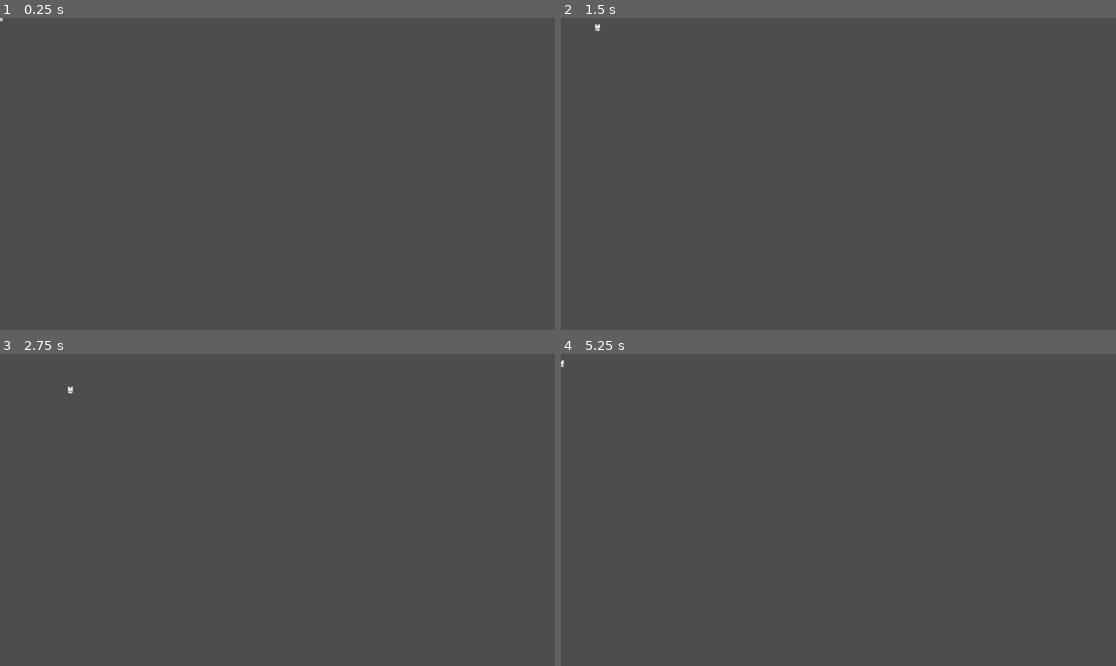
Above: before the commit, frames 1-4 (two rows, left to right).
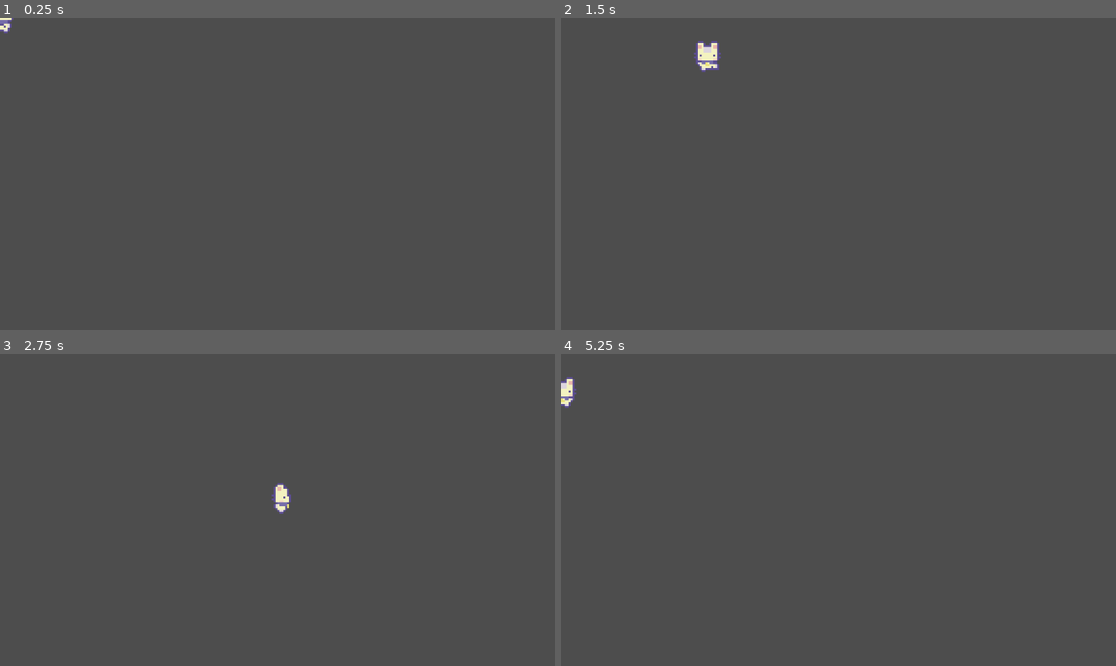
Above: after the commit, the same moments.

Repository: joviprata/game-death-contest
Game: Godot game, scene res://personagens/main_character.tscn
Same seed, same stepped clock (60 frames per second), same inputs: the game is played once before the commit and once after it. The project has no main scene, so this scene is started directly.
Inputs:
- Up to frame 1 (0.25 s): no input
- Up to frame 2 (1.5 s): tap Enter at 0.5 s; hold Right (right) 0.53-1.28 s; hold Down (down) from 1.28 s (still down)
- Up to frame 3 (2.75 s): release Down (down) at 2.03 s; hold Right (right) from 2.03 s (still down)
- Up to frame 4 (5.25 s): release Right (right) at 2.78 s; hold Up (up) 2.78-3.53 s; hold Left (left) 3.53-5.03 s; hold Down (down) from 5.03 s (still down)

The runs differ from the first frame. In frame 1, less than 0.1% of the frame differs, in the area x 0-3%, y 0-5%; in frame 2, 0.4%, in the area x 6-29%, y 1-18%; in frame 3, 0.3%; in frame 4, 0.2%.

Commit message:
animação do personagem

Diff:
--- a/melhor_morte/personagens/main_character.gd
+++ b/melhor_morte/personagens/main_character.gd
@@ -2,12 +2,38 @@
 
 @export var move_speed :float = 100
 
-func _physics_process(delta: float) -> void:
+# parameters/idle/blend_position
+
+@onready var animation_tree = $AnimationTree
+@onready var state_machine = animation_tree.get("parameters/playback")
+
+@export var starting_direction :Vector2 = Vector2(0, -1)
+
+
+func _ready():
+	update_animation_parameters(starting_direction)
+
+func _physics_process(_delta: float) -> void:
 	# Add the gravity.
 	var input_direction = Vector2(
 		Input.get_action_strength("right") - Input.get_action_strength("left"),
 		Input.get_action_strength("down") - Input.get_action_strength("up")
 	)
+
+	update_animation_parameters(input_direction)
+
 	velocity = input_direction * move_speed
 
 	move_and_slide()
+	pick_new_state()
+
+func update_animation_parameters(move_input : Vector2):
+	if(move_input != Vector2.ZERO):
+		animation_tree.set("parameters/Walk/blend_position", move_input)
+		animation_tree.set("parameters/Idle/blend_position", move_input)
+
+func pick_new_state():
+	if (velocity!= Vector2.ZERO):
+		state_machine.travel("Walk", false)
+	else:
+		state_machine.travel("Idle", false)
--- a/melhor_morte/personagens/main_character.tscn
+++ b/melhor_morte/personagens/main_character.tscn
@@ -1,10 +1,235 @@
-[gd_scene load_steps=4 format=3 uid="uid://dsie3gcn2wb4t"]
+[gd_scene load_steps=28 format=3 uid="uid://dsie3gcn2wb4t"]
 
 [ext_resource type="Texture2D" uid="uid://cu4gswsppd462" path="res://arte/Sprout Lands - Sprites - Basic pack/Characters/Basic Charakter Spritesheet.png" id="1_0vgn5"]
 [ext_resource type="Script" path="res://personagens/main_character.gd" id="1_5lhcj"]
 
 [sub_resource type="RectangleShape2D" id="RectangleShape2D_5jl56"]
 size = Vector2(10, 13)
+
+[sub_resource type="Animation" id="Animation_cv377"]
+length = 0.001
+
+[sub_resource type="Animation" id="Animation_lhb55"]
+resource_name = "idle_down"
+length = 0.4
+loop_mode = 1
+step = 0.033
+tracks/0/type = "value"
+tracks/0/imported = false
+tracks/0/enabled = true
+tracks/0/path = NodePath("Sprite2D:frame")
+tracks/0/interp = 1
+tracks/0/loop_wrap = true
+tracks/0/keys = {
+"times": PackedFloat32Array(0, 0.233333),
+"transitions": PackedFloat32Array(1, 1),
+"update": 1,
+"values": [0, 1]
+}
+
+[sub_resource type="Animation" id="Animation_6geew"]
+resource_name = "idle_left"
+length = 0.38
+loop_mode = 1
+step = 0.033
+tracks/0/type = "value"
+tracks/0/imported = false
+tracks/0/enabled = true
+tracks/0/path = NodePath("Sprite2D:frame")
+tracks/0/interp = 1
+tracks/0/loop_wrap = true
+tracks/0/keys = {
+"times": PackedFloat32Array(0, 0.2),
+"transitions": PackedFloat32Array(1, 1),
+"update": 1,
+"values": [8, 9]
+}
+
+[sub_resource type="Animation" id="Animation_55pxp"]
+resource_name = "idle_right"
+length = 0.43
+loop_mode = 1
+step = 0.033
+tracks/0/type = "value"
+tracks/0/imported = false
+tracks/0/enabled = true
+tracks/0/path = NodePath("Sprite2D:frame")
+tracks/0/interp = 1
+tracks/0/loop_wrap = true
+tracks/0/keys = {
+"times": PackedFloat32Array(0, 0.233333),
+"transitions": PackedFloat32Array(1, 1),
+"update": 1,
+"values": [12, 13]
+}
+
+[sub_resource type="Animation" id="Animation_oh6er"]
+resource_name = "idle_up"
+length = 0.4
+loop_mode = 1
+step = 0.0333
+tracks/0/type = "value"
+tracks/0/imported = false
+tracks/0/enabled = true
+tracks/0/path = NodePath("Sprite2D:frame")
+tracks/0/interp = 1
+tracks/0/loop_wrap = true
+tracks/0/keys = {
+"times": PackedFloat32Array(0, 0.233333),
+"transitions": PackedFloat32Array(1, 1),
+"update": 1,
+"values": [4, 5]
+}
+
+[sub_resource type="Animation" id="Animation_s5x4x"]
+resource_name = "walk_down"
+length = 0.4
+loop_mode = 1
+step = 0.033
+tracks/0/type = "value"
+tracks/0/imported = false
+tracks/0/enabled = true
+tracks/0/path = NodePath("Sprite2D:frame")
+tracks/0/interp = 1
+tracks/0/loop_wrap = true
+tracks/0/keys = {
+"times": PackedFloat32Array(0, 0.233333),
+"transitions": PackedFloat32Array(1, 1),
+"update": 1,
+"values": [2, 3]
+}
+
+[sub_resource type="Animation" id="Animation_tuega"]
+resource_name = "walk_left"
+length = 0.38
+loop_mode = 1
+step = 0.033
+tracks/0/type = "value"
+tracks/0/imported = false
+tracks/0/enabled = true
+tracks/0/path = NodePath("Sprite2D:frame")
+tracks/0/interp = 1
+tracks/0/loop_wrap = true
+tracks/0/keys = {
+"times": PackedFloat32Array(0, 0.1, 0.2, 0.3),
+"transitions": PackedFloat32Array(1, 1, 1, 1),
+"update": 1,
+"values": [8, 9, 10, 11]
+}
+
+[sub_resource type="Animation" id="Animation_hr5op"]
+resource_name = "walk_right"
+length = 0.43
+loop_mode = 1
+step = 0.033
+tracks/0/type = "value"
+tracks/0/imported = false
+tracks/0/enabled = true
+tracks/0/path = NodePath("Sprite2D:frame")
+tracks/0/interp = 1
+tracks/0/loop_wrap = true
+tracks/0/keys = {
+"times": PackedFloat32Array(0, 0.1, 0.2, 0.3, 0.4),
+"transitions": PackedFloat32Array(1, 1, 1, 1, 1),
+"update": 1,
+"values": [12, 13, 14, 15, 15]
+}
+
+[sub_resource type="Animation" id="Animation_qapla"]
+resource_name = "walk_up"
+length = 0.44
+loop_mode = 1
+tracks/0/type = "value"
+tracks/0/imported = false
+tracks/0/enabled = true
+tracks/0/path = NodePath("Sprite2D:frame")
+tracks/0/interp = 1
+tracks/0/loop_wrap = true
+tracks/0/keys = {
+"times": PackedFloat32Array(0, 0.133333, 0.233333, 0.333333),
+"transitions": PackedFloat32Array(1, 1, 1, 1),
+"update": 1,
+"values": [4, 5, 6, 7]
+}
+
+[sub_resource type="AnimationLibrary" id="AnimationLibrary_1s6ds"]
+_data = {
+"RESET": SubResource("Animation_cv377"),
+"idle_down": SubResource("Animation_lhb55"),
+"idle_left": SubResource("Animation_6geew"),
+"idle_right": SubResource("Animation_55pxp"),
+"idle_up": SubResource("Animation_oh6er"),
+"walk_down": SubResource("Animation_s5x4x"),
+"walk_left": SubResource("Animation_tuega"),
+"walk_right": SubResource("Animation_hr5op"),
+"walk_up": SubResource("Animation_qapla")
+}
+
+[sub_resource type="AnimationNodeAnimation" id="AnimationNodeAnimation_unhwu"]
+animation = &"idle_right"
+
+[sub_resource type="AnimationNodeAnimation" id="AnimationNodeAnimation_7bjks"]
+animation = &"idle_left"
+
+[sub_resource type="AnimationNodeAnimation" id="AnimationNodeAnimation_d4v5l"]
+animation = &"idle_up"
+
+[sub_resource type="AnimationNodeAnimation" id="AnimationNodeAnimation_2wevi"]
+animation = &"idle_down"
+
+[sub_resource type="AnimationNodeBlendSpace2D" id="AnimationNodeBlendSpace2D_y4o5f"]
+blend_point_0/node = SubResource("AnimationNodeAnimation_unhwu")
+blend_point_0/pos = Vector2(1, 0)
+blend_point_1/node = SubResource("AnimationNodeAnimation_7bjks")
+blend_point_1/pos = Vector2(-1, 0)
+blend_point_2/node = SubResource("AnimationNodeAnimation_d4v5l")
+blend_point_2/pos = Vector2(0, -1.1)
+blend_point_3/node = SubResource("AnimationNodeAnimation_2wevi")
+blend_point_3/pos = Vector2(0, 1.1)
+min_space = Vector2(-1, -1.1)
+max_space = Vector2(1, 1.1)
+blend_mode = 1
+
+[sub_resource type="AnimationNodeAnimation" id="AnimationNodeAnimation_m6ocs"]
+animation = &"walk_up"
+
+[sub_resource type="AnimationNodeAnimation" id="AnimationNodeAnimation_0qudo"]
+animation = &"walk_down"
+
+[sub_resource type="AnimationNodeAnimation" id="AnimationNodeAnimation_4onlf"]
+animation = &"walk_right"
+
+[sub_resource type="AnimationNodeAnimation" id="AnimationNodeAnimation_ks3pv"]
+animation = &"walk_left"
+
+[sub_resource type="AnimationNodeBlendSpace2D" id="AnimationNodeBlendSpace2D_6kcq1"]
+blend_point_0/node = SubResource("AnimationNodeAnimation_m6ocs")
+blend_point_0/pos = Vector2(0, -1)
+blend_point_1/node = SubResource("AnimationNodeAnimation_0qudo")
+blend_point_1/pos = Vector2(0, 1)
+blend_point_2/node = SubResource("AnimationNodeAnimation_4onlf")
+blend_point_2/pos = Vector2(1, 0)
+blend_point_3/node = SubResource("AnimationNodeAnimation_ks3pv")
+blend_point_3/pos = Vector2(-1, 0)
+
+[sub_resource type="AnimationNodeStateMachineTransition" id="AnimationNodeStateMachineTransition_hdaa3"]
+advance_mode = 2
+
+[sub_resource type="AnimationNodeStateMachineTransition" id="AnimationNodeStateMachineTransition_roq1f"]
+xfade_time = 0.2
+advance_mode = 0
+
+[sub_resource type="AnimationNodeStateMachineTransition" id="AnimationNodeStateMachineTransition_vftaa"]
+advance_mode = 0
+
+[sub_resource type="AnimationNodeStateMachine" id="AnimationNodeStateMachine_72s0o"]
+allow_transition_to_self = true
+states/End/position = Vector2(838, 100)
+states/Idle/node = SubResource("AnimationNodeBlendSpace2D_y4o5f")
+states/Idle/position = Vector2(416, 138)
+states/Walk/node = SubResource("AnimationNodeBlendSpace2D_6kcq1")
+states/Walk/position = Vector2(582, 138)
+transitions = ["Start", "Idle", SubResource("AnimationNodeStateMachineTransition_hdaa3"), "Idle", "Walk", SubResource("AnimationNodeStateMachineTransition_roq1f"), "Walk", "Idle", SubResource("AnimationNodeStateMachineTransition_vftaa")]
 
 [node name="CharacterBody2D" type="CharacterBody2D"]
 script = ExtResource("1_5lhcj")
@@ -18,3 +243,15 @@
 [node name="CollisionShape2D" type="CollisionShape2D" parent="."]
 position = Vector2(1, 1.5)
 shape = SubResource("RectangleShape2D_5jl56")
+
+[node name="AnimationPlayer" type="AnimationPlayer" parent="."]
+libraries = {
+"": SubResource("AnimationLibrary_1s6ds")
+}
+
+[node name="AnimationTree" type="AnimationTree" parent="."]
+tree_root = SubResource("AnimationNodeStateMachine_72s0o")
+advance_expression_base_node = NodePath("../AnimationPlayer")
+anim_player = NodePath("../AnimationPlayer")
+parameters/Idle/blend_position = Vector2(-0.00161028, -1.2236)
+parameters/Walk/blend_position = Vector2(-0.00322062, 0.984772)
--- a/melhor_morte/project.godot
+++ b/melhor_morte/project.godot
@@ -13,6 +13,11 @@
 config/name="Melhor_morte"
 config/features=PackedStringArray("4.3", "Forward Plus")
 config/icon="res://icon.svg"
+
+[display]
+
+window/size/mode=3
+window/stretch/scale=4.0
 
 [input]
 
